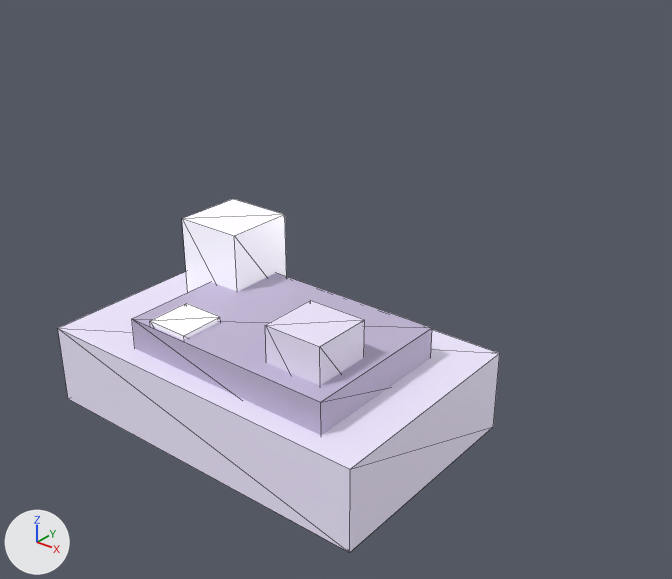
Two versions of the glTF model assets/models/materials/materials_quartz_dust.glb, one commit apart.
One viewpoint serves both versions: a 50 mm lens placed at (0.368, -0.394, 0.357), pointed at (0.05, 0.004, 0.11). The lights are fixed; the arrows at lower left show +X, +Y and +Z. The picture after the commit comes second. Mesh edges are drawn as thin lines. Where no turn or scale is listed for an object, it has been applied to the vertices. Vertices at exactly the same position are counted once.

Objects in the first picture: 'crystal_a', 'crystal_b', 'glint', 'pile', 'pile_top'.
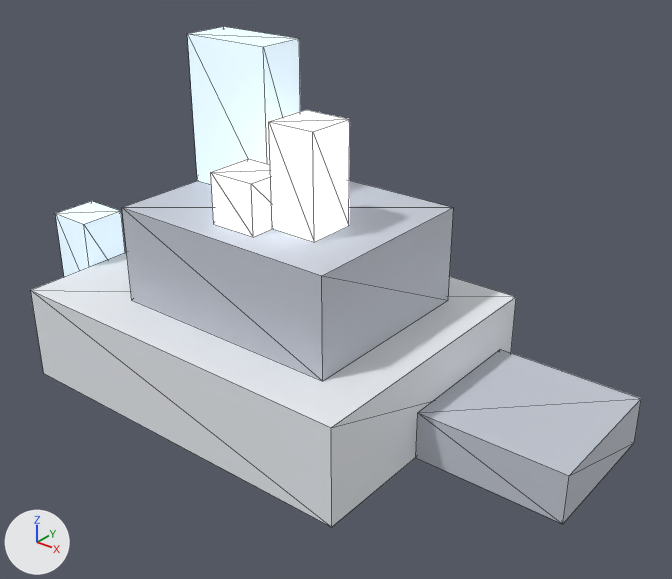
Patch to the scene script:
```diff
--- a/assets/models/materials/materials_quartz_dust.glb.py
+++ b/assets/models/materials/materials_quartz_dust.glb.py
@@ me_立方体_005 @@
 me_立方体_005.from_pydata(...)  # 8 vertices, 12 faces; spans x -0.0156..0.0156, y -0.0156..0.0156, z -0.0156..0.0156
-me_立方体_005.materials.append(mat_ql)  # white #f6f3fd, glowing grey #848288
+me_立方体_005.materials.append(mat_qd_tip)  # white #f9fdff, glowing white #eef1f3
@@ me_立方体 @@
-me_立方体.from_pydata(...)  # 8 vertices, 12 faces; spans x -0.125..0.125, y -0.078..0.078, z -0.028..0.028
-me_立方体.materials.append(mat_qd)  # pale blue #e5ddf3
+me_立方体.from_pydata(...)  # 8 vertices, 12 faces; spans x -0.125..0.125, y -0.094..0.094, z -0.031..0.031
+# me_立方体 part 1: the whole mesh is scaled about its middle by (1, 1.2, 1.11)
+me_立方体.materials.append(mat_qd_dust)  # white #edf1f6
@@ ob_crystal_a @@
-ob_crystal_a = bpy.data.objects.new('crystal_a', me_立方体_002)
@@ ob_crystal_b @@
-ob_crystal_b = bpy.data.objects.new('crystal_b', me_立方体_003)
@@ ob_glint @@
 ob_glint = bpy.data.objects.new('glint', me_立方体_005)
-ob_glint.location = (-0.0312, -0.0469, 0.0688)
+ob_glint.location = (0.0156, -0.0312, 0.1719)
@@ ob_pile @@
 ob_pile = bpy.data.objects.new('pile', me_立方体)
-ob_pile.location = (0.0, 0.0, 0.0312)
+ob_pile.location = (0.0, 0.0, 0.0625)
@@ ob_pile_top @@
-ob_pile_top = bpy.data.objects.new('pile_top', me_立方体_001)
@@ ob_side_crystal @@
+ob_side_crystal = bpy.data.objects.new('side_crystal', me_立方体_005_1)  # a box spanning x -0.0156..0.0156, y -0.0156..0.0156, z -0.0312..0.0312; in mat_qd_crystal (pale blue #e1f3ff, glowing grey #95a2aa)
+ob_side_crystal.location = (-0.1406, -0.0312, 0.0938)
@@ ob_shard_b @@
+ob_shard_b = bpy.data.objects.new('shard_b', me_立方体_003_1)  # a box spanning x -0.0156..0.0156, y -0.0156..0.0156, z -0.0312..0.0312; in mat_qd_tip (white #f9fdff, glowing white #eef1f3)
+ob_shard_b.location = (0.0469, -0.0156, 0.1875)
@@ ob_shard_a @@
+ob_shard_a = bpy.data.objects.new('shard_a', me_立方体_002_1)  # a box spanning x -0.0312..0.0312, y -0.0156..0.0156, z -0.0469..0.0469; in mat_qd_crystal (pale blue #e1f3ff, glowing grey #95a2aa)
+ob_shard_a.location = (-0.0312, 0.0156, 0.2031)
@@ ob_rise @@
+ob_rise = bpy.data.objects.new('rise', me_立方体_001_1)  # a box spanning x -0.078..0.078, y -0.062..0.062, z -0.031..0.031; in mat_qd_dark (light grey #c4c8d3)
+ob_rise.location = (0.0156, 0.0, 0.125)
@@ ob_lobe @@
+ob_lobe = bpy.data.objects.new('lobe', me_立方体_004_1)  # a box spanning x -0.0469..0.0469, y -0.0469..0.0469, z -0.0156..0.0156; in mat_qd_dark (light grey #c4c8d3)
+ob_lobe.location = (0.1719, 0.0312, 0.0469)
```

What differs and where, as boxes (x1, y1, x2, y2) in the pictures (672 x 579 px):
'pile', recoloured, moved, rescaled (pale blue to white)
    before: (58, 272, 500, 553)
    after: (31, 252, 516, 527)
'rise', added
    after: (122, 180, 453, 381)
'lobe', added
    after: (416, 349, 641, 524)
'pile_top', deleted (pale blue)
    before: (132, 273, 432, 435)
'shard_a', added
    after: (187, 27, 300, 185)
'shard_b', added
    after: (269, 110, 350, 242)
'crystal_a', deleted
    before: (182, 199, 286, 292)
'crystal_b', deleted (pale blue)
    before: (265, 300, 365, 386)
'glint', recoloured, moved
    before: (150, 303, 221, 340)
    after: (211, 159, 272, 237)
'side_crystal', added
    after: (55, 201, 125, 277)
